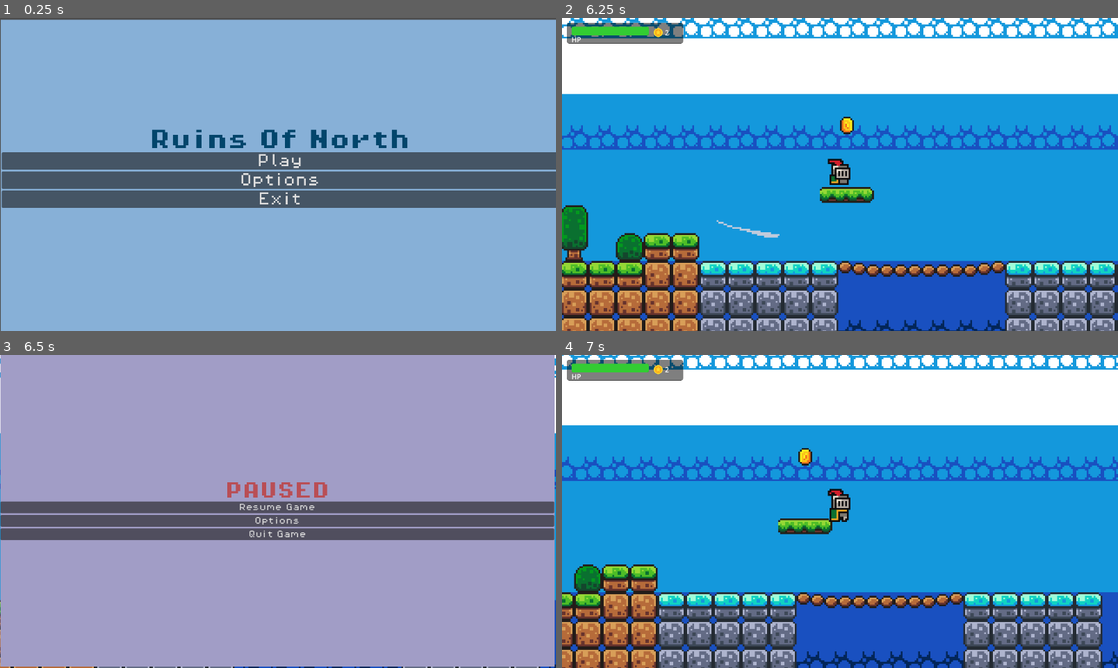
Above: before the commit, frames 1-4 (two rows, left to right).
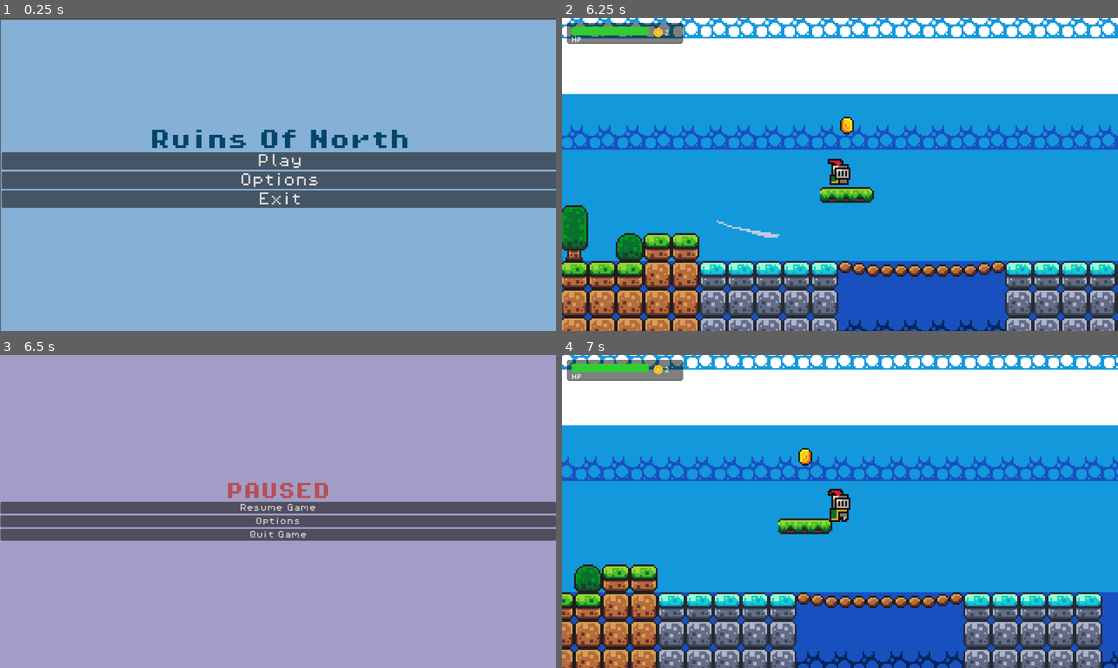
Above: after the commit, the same moments.

Repository: Kacprr/ThesisGameProject
Game: Godot game, scene res://Scenes/main_menu.tscn
Same seed, same stepped clock (60 frames per second), same inputs: the game is played once before the commit and once after it.
Inputs:
- Up to frame 1 (0.25 s): no input
- Up to frame 2 (6.25 s): click "Options" at 0.5 s; click "Back" at 1.25 s; click "Play" at 2 s; hold Z (attack) 2.78-3.53 s; hold Right (move_right) 2.78-4.28 s; tap Space (jump) at 3.02, 3.77, 5.27, 6.02 s; tap Shift (dash) at 3.6, 5.1 s; hold Left (move_left) 4.28-5.03 s; hold Z (attack) 4.28-5.03 s; hold Right (move_right) from 5.03 s (still down); hold Z (attack) from 5.78 s (still down)
- Up to frame 3 (6.5 s): keep holding Right (move_right); keep holding Z (attack); tap Escape (ui_cancel) at 6.4 s
- Up to frame 4 (7 s): release Right (move_right) at 6.5 s; release Z (attack) at 6.5 s; click "Resume Game" at 6.5 s

Frames 1-2 are identical in both runs. In frame 3, 2.7% of the frame differs, in the area x 0-100%, y 0-100%; in frame 4, nothing differs.

Commit message:
Hot Fix Pause Menu Layout
The tree layout of the pause menu has been fixed.

Diff:
--- a/ruinsofnorth/Scenes/pause_menu.tscn
+++ b/ruinsofnorth/Scenes/pause_menu.tscn
@@ -12,22 +12,20 @@
 anchors_preset = -1
 anchor_right = 0.998
 anchor_bottom = 0.99600005
-offset_left = 0.5
-offset_right = -0.44006348
-offset_bottom = -0.12005615
+offset_right = 2.5599365
+offset_bottom = 2.8799438
 color = Color(0.63235366, 0.6167795, 0.7763246, 1)
 
-[node name="VBoxContainer" type="VBoxContainer" parent="ColorRect"]
-layout_mode = 1
+[node name="VBoxContainer" type="VBoxContainer" parent="."]
 anchors_preset = -1
 anchor_right = 1.0
 anchor_bottom = 1.0
+offset_left = 0.5
 offset_top = 0.5
-offset_right = -1.5
 offset_bottom = 1.0
 alignment = 1
 
-[node name="Title" type="Label" parent="ColorRect/VBoxContainer"]
+[node name="Title" type="Label" parent="VBoxContainer"]
 layout_mode = 2
 size_flags_horizontal = 4
 theme_override_colors/font_color = Color(0.72640985, 0.30738804, 0.3335734, 1)
@@ -35,19 +33,19 @@
 theme_override_font_sizes/font_size = 40
 text = "PAUSED"
 
-[node name="ResumeButton" type="Button" parent="ColorRect/VBoxContainer"]
+[node name="ResumeButton" type="Button" parent="VBoxContainer"]
 layout_mode = 2
 theme_override_fonts/font = ExtResource("2_1och7")
 theme_override_font_sizes/font_size = 18
 text = "Resume Game"
 
-[node name="OptionsButton" type="Button" parent="ColorRect/VBoxContainer"]
+[node name="OptionsButton" type="Button" parent="VBoxContainer"]
 layout_mode = 2
 theme_override_fonts/font = ExtResource("2_1och7")
 theme_override_font_sizes/font_size = 18
 text = "Options"
 
-[node name="QuitButton" type="Button" parent="ColorRect/VBoxContainer"]
+[node name="QuitButton" type="Button" parent="VBoxContainer"]
 layout_mode = 2
 theme_override_fonts/font = ExtResource("2_1och7")
 theme_override_font_sizes/font_size = 18
--- a/ruinsofnorth/Scripts/pause_menu.gd
+++ b/ruinsofnorth/Scripts/pause_menu.gd
@@ -1,8 +1,8 @@
 extends CanvasLayer
 
-@onready var resume_button: Button = $ColorRect/VBoxContainer/ResumeButton
-@onready var options_button: Button = $ColorRect/VBoxContainer/OptionsButton
-@onready var quit_button: Button = $ColorRect/VBoxContainer/QuitButton
+@onready var resume_button: Button = $VBoxContainer/ResumeButton
+@onready var options_button: Button = $VBoxContainer/OptionsButton
+@onready var quit_button: Button = $VBoxContainer/QuitButton
 
 
 const OPTIONS_SCENE = preload("res://Scenes/options_menu.tscn")
